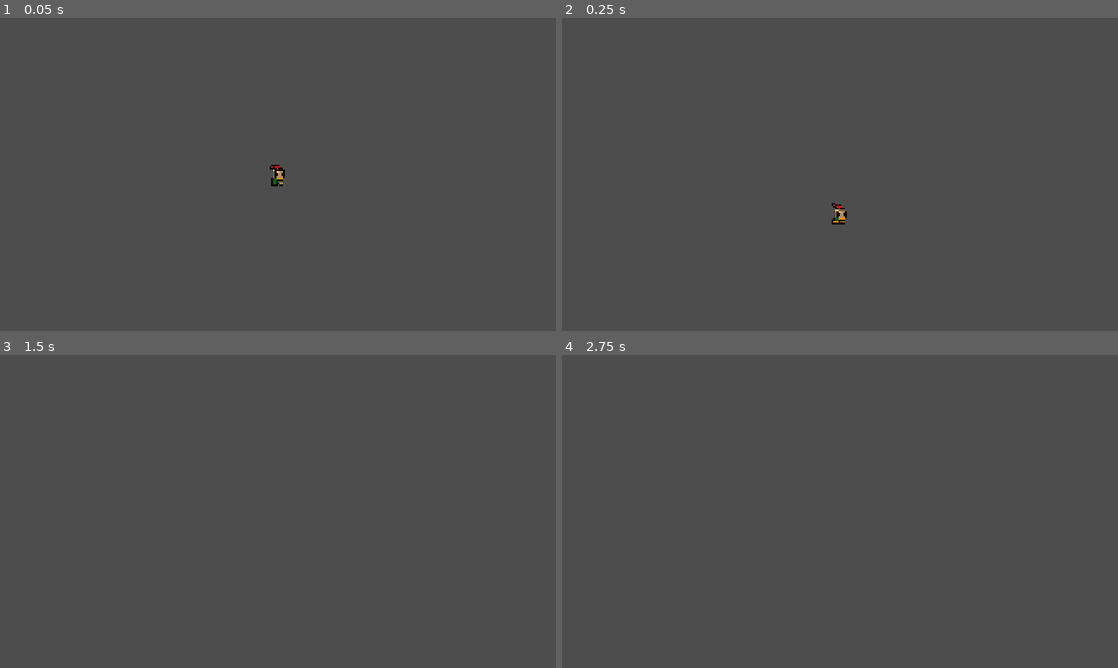
Above: before the commit, frames 1-4 (two rows, left to right).
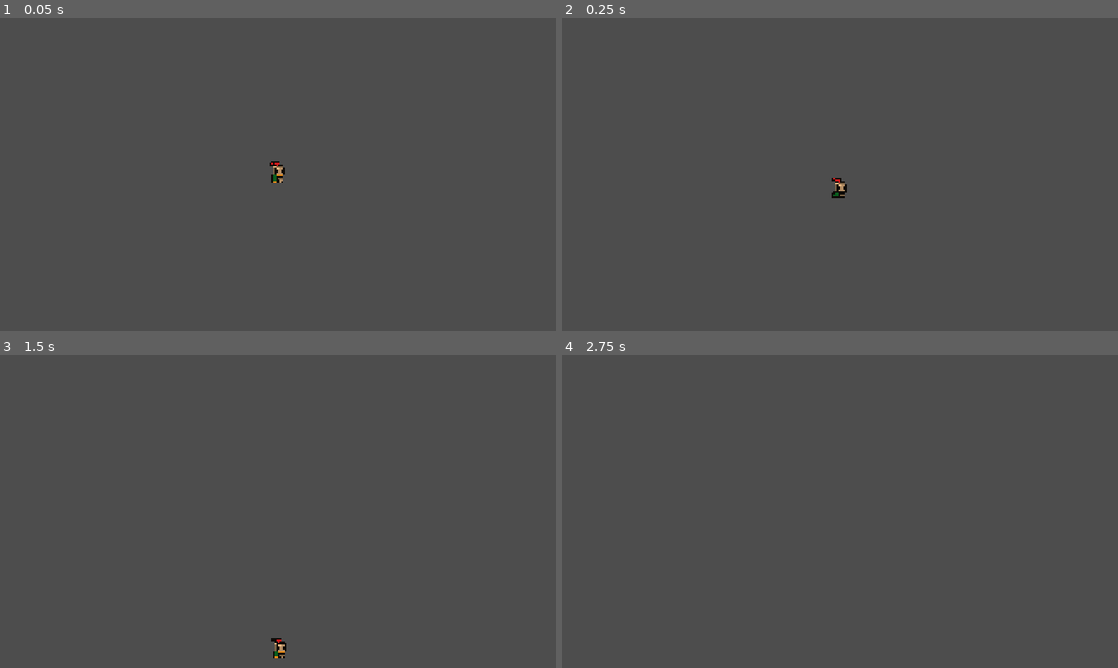
Above: after the commit, the same moments.

Repository: goodbless/first-game-in-godot
Game: Godot game, scene res://scenes/multiplayer_player.tscn
Same seed, same stepped clock (60 frames per second), same inputs: the game is played once before the commit and once after it. This scene is started directly instead of the project's main scene.
Inputs (mouse positions are in pixels of both pictures, inside the frame that each line leads up to):
- Up to frame 1 (0.05 s): no input
- Up to frame 2 (0.25 s): no input
- Up to frame 3 (1.5 s): tap Enter at 0.5 s; move the mouse to (400, 495) at 0.52 s; hold Right (move_right) 0.53-1.25 s; tap E (interact) at 0.6 s; click (400, 495) at 0.67 s; tap Space (jump) at 0.77, 1.07 s; drag from (166, 527) to (250, 574) at 1.27 s
- Up to frame 4 (2.75 s): tap Space (jump) at 2 s; move the mouse to (895, 442) at 2.02 s; hold Right (move_right) from 2.03 s (still down); tap E (interact) at 2.1 s

The runs differ from the first frame. In frame 1, 0.1% of the frame differs, in the area x 48-52%, y 45-54%; in frame 2, 0.3%, in the area x 48-52%, y 51-66%; in frame 3, 0.1%; in frame 4, nothing differs.

Commit message:
Remove hardcoded camera limit_bottom from player prefab (was clamping new_level's y~960 content out of view)

Diff:
--- a/First Game/scenes/Levels/new_level.tscn
+++ b/First Game/scenes/Levels/new_level.tscn
@@ -3,6 +3,9 @@
 [ext_resource type="PackedScene" uid="uid://cliik6xx7aynh" path="res://scenes/objects/floor.tscn" id="1_tioki"]
 [ext_resource type="PackedScene" path="res://scenes/components/future_spawn.tscn" id="2_fwtru"]
 [ext_resource type="PackedScene" path="res://scenes/components/past_spawn.tscn" id="3_c3k5b"]
+
+[sub_resource type="RectangleShape2D" id="RectangleShape2D_tioki"]
+size = Vector2(1080, 16)
 
 [sub_resource type="PlaceholderTexture2D" id="PlaceholderTexture2D_oegr0"]
 size = Vector2(1080, 16)
@@ -14,6 +17,9 @@
 
 [node name="Floor" parent="." unique_id=699578574 instance=ExtResource("1_tioki")]
 position = Vector2(814, 968)
+
+[node name="CollisionShape2D" parent="Floor" index="0"]
+shape = SubResource("RectangleShape2D_tioki")
 
 [node name="Sprite2D" parent="Floor/PastVisual" index="0"]
 texture = SubResource("PlaceholderTexture2D_oegr0")
--- a/First Game/scenes/multiplayer_player.tscn
+++ b/First Game/scenes/multiplayer_player.tscn
@@ -219,8 +219,6 @@
 [node name="Camera2D" type="Camera2D" parent="." unique_id=527958384]
 position = Vector2(0, -7)
 zoom = Vector2(4, 4)
-limit_bottom = 120
-limit_smoothed = true
 position_smoothing_enabled = true
 
 [node name="RespawnTimer" type="Timer" parent="." unique_id=16580997]
